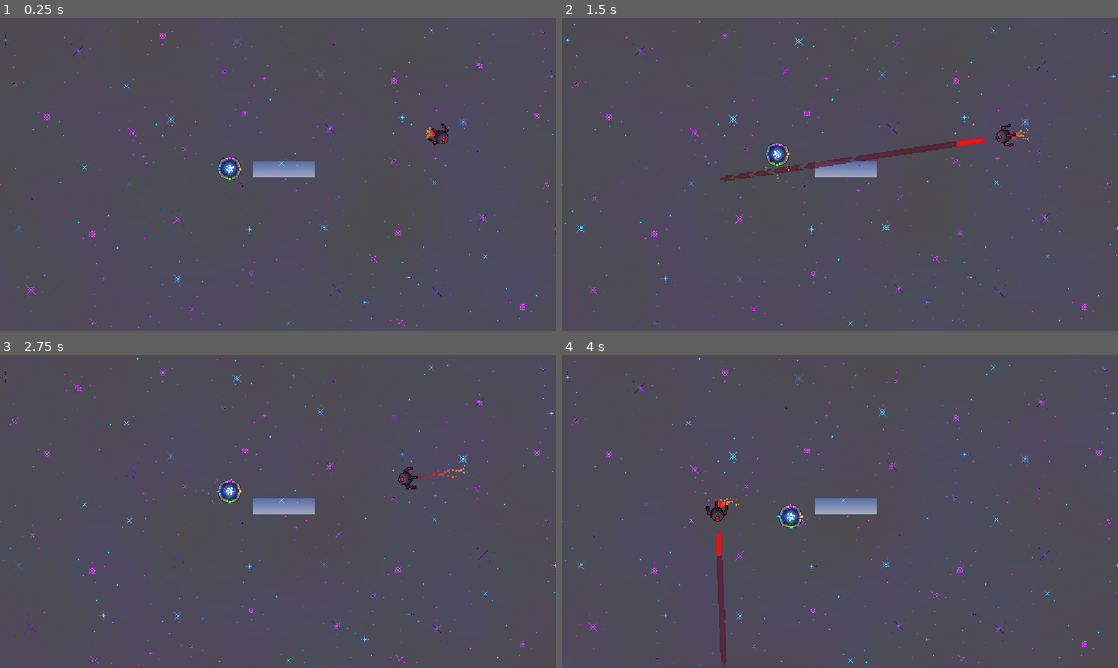
Above: before the commit, frames 1-4 (two rows, left to right).
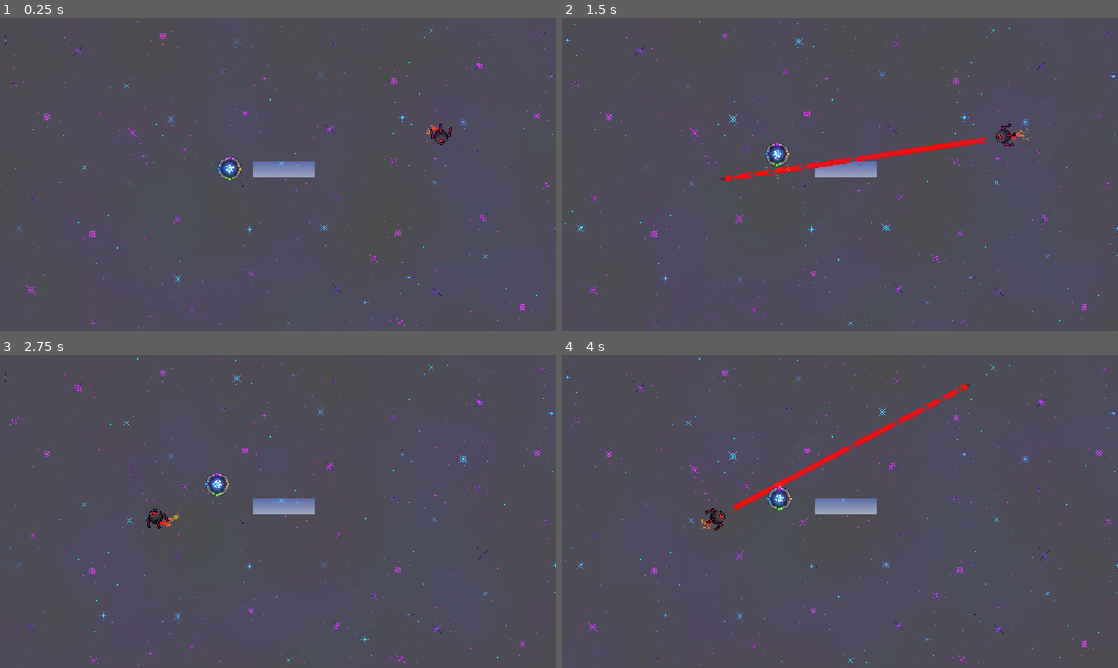
Above: after the commit, the same moments.

Repository: eee12342/New-Game
Game: Godot game, scene res://scenes/main.tscn
Two runs of this game, one before a commit and one after it. Both use one fixed random seed, a clock stepped at 60 frames per second and the inputs below.
Inputs (mouse positions are in pixels of both pictures, inside the frame that each line leads up to):
- Up to frame 1 (0.25 s): no input
- Up to frame 2 (1.5 s): move the mouse to (962, 158) at 0.52 s; tap A (colour1) at 0.6 s; move the mouse to (728, 190) at 1.27 s; tap W (colour2) at 1.35 s
- Up to frame 3 (2.75 s): move the mouse to (333, 442) at 2.02 s; tap D (colour3) at 2.1 s
- Up to frame 4 (4 s): move the mouse to (812, 574) at 2.77 s; tap S (colour4) at 2.85 s; move the mouse to (1006, 558) at 3.52 s; hold Shift (colour_change_mode) from 3.53 s (still down)

The runs differ from the first frame. In frame 1, 0.2% of the frame differs, in the area x 76-82%, y 33-41%; in frame 2, 0.7%; in frame 3, 0.7%; in frame 4, 1.9%, in the area x 25-74%, y 8-100%.

Commit message:
Tune enemy attack timing
This change speeds up the enemy's rotation and tightens the charge-up timing by reducing the rotation speed and charge tween duration. It also moves tween initialization into _ready, removes the pause-triggered player reset, and kills the charge tween when the attack ends to avoid stale state.

Diff:
--- a/scenes/enemy/enemy1/enemy1.tscn
+++ b/scenes/enemy/enemy1/enemy1.tscn
@@ -161,7 +161,6 @@
 target_position = Vector2(300, 0)
 
 [node name="Pause" type="Timer" parent="." unique_id=14633251]
-wait_time = 1.5
 one_shot = true
 
 [node name="ArrowProgress" parent="." unique_id=1109070990 instance=ExtResource("4_hddgn")]
--- a/scenes/enemy/enemy1/enemy_1.gd
+++ b/scenes/enemy/enemy1/enemy_1.gd
@@ -1,7 +1,7 @@
 extends Enemy
 
 
-@export var rotation_speed_seconds: float = 1
+@export var rotation_speed_seconds: float = 0.5
 
 @onready var pause_timer: Timer = $Pause
 @onready var raycast: RayCast2D = $RayCast2D
@@ -19,10 +19,14 @@
 var tweens: Array
 
 
+func _ready() -> void:
+	tweens = [momentum_tween, attack_tween, tween, charge_tween]
+	super()
+
+
 func _process(_delta: float) -> void:
 	if not finding_player:
 		find_player()
-	tweens = [momentum_tween, attack_tween, tween, charge_tween]
 
 
 func find_player():
@@ -42,7 +46,6 @@
 
 
 func _on_pause_timeout() -> void:
-	finding_player = false
 	attack()
 
 
@@ -51,8 +54,8 @@
 	charge_progress.visible = true
 	charge_tween = create_tween()
 	charge_tween.set_ease(Tween.EASE_IN)
-	charge_tween.set_trans(Tween.TRANS_BOUNCE)
-	charge_tween.tween_property(charge_progress, "value", 100, 1.5)
+	charge_tween.set_trans(Tween.TRANS_CUBIC)
+	charge_tween.tween_property(charge_progress, "value", 100, 1)
 
 
 func attack():
@@ -72,6 +75,7 @@
 
 func attack_finished():
 	finding_player = false
+	charge_tween.kill()
 
 
 func check_dead() -> void:
